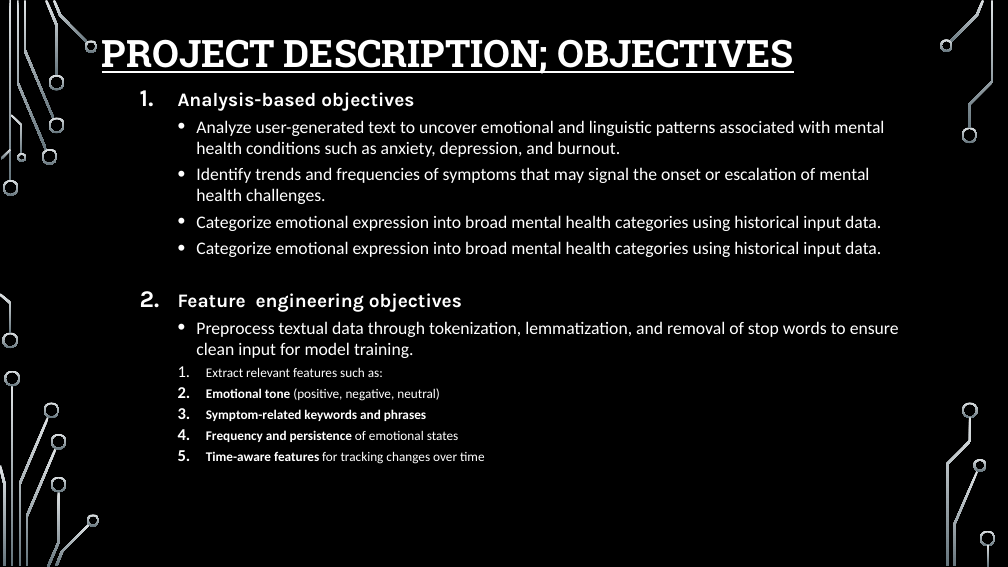
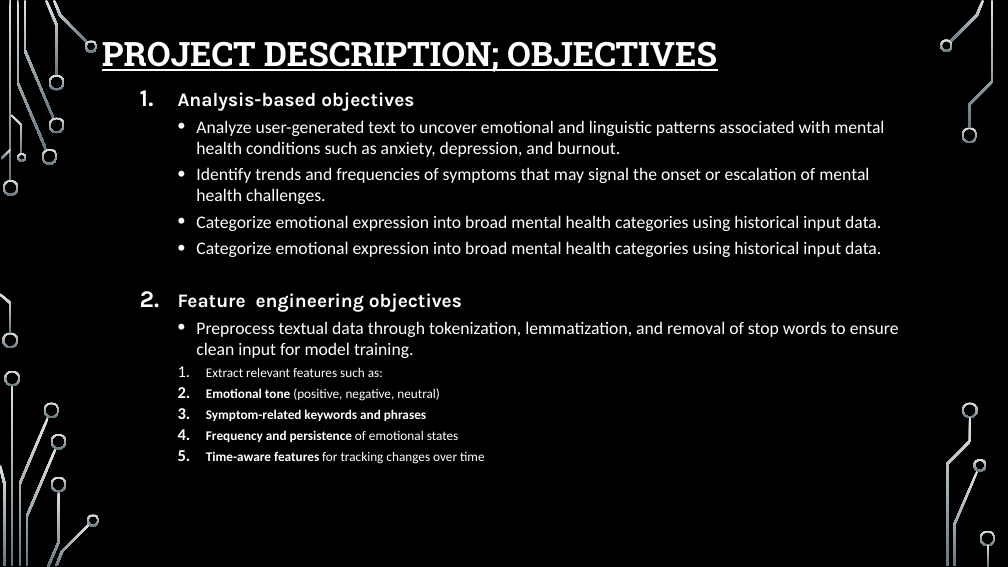
Before and after one commit to Godfrey-249/Phase_5_Project, a slide deck: slide 4 of Mental Health Report.pptx (slide 3 before the commit). Drawn at 1008x567 pixels with LibreOffice and Linux fonts; fonts in the diff are those of the drawing; background and template pictures are left out. Boxes give left, top, right and bottom in pixels: in the first picture for what was removed or moved away, otherwise in the second. Text is boxed around its words. In the diff, an @@ line names an element or a change of style, - is before the commit and + after.

```diff
--- a/Mental Health Report.pptx
+++ b/Mental Health Report.pptx
@@ title "PROJECT DESCRIPTION; OBJECTIVES" at [102, 41, 717, 72]: size 36 to 32 pt @@
```
Also in this commit, not shown: 8 other slides changed, 3 slides added, 3 other files.
